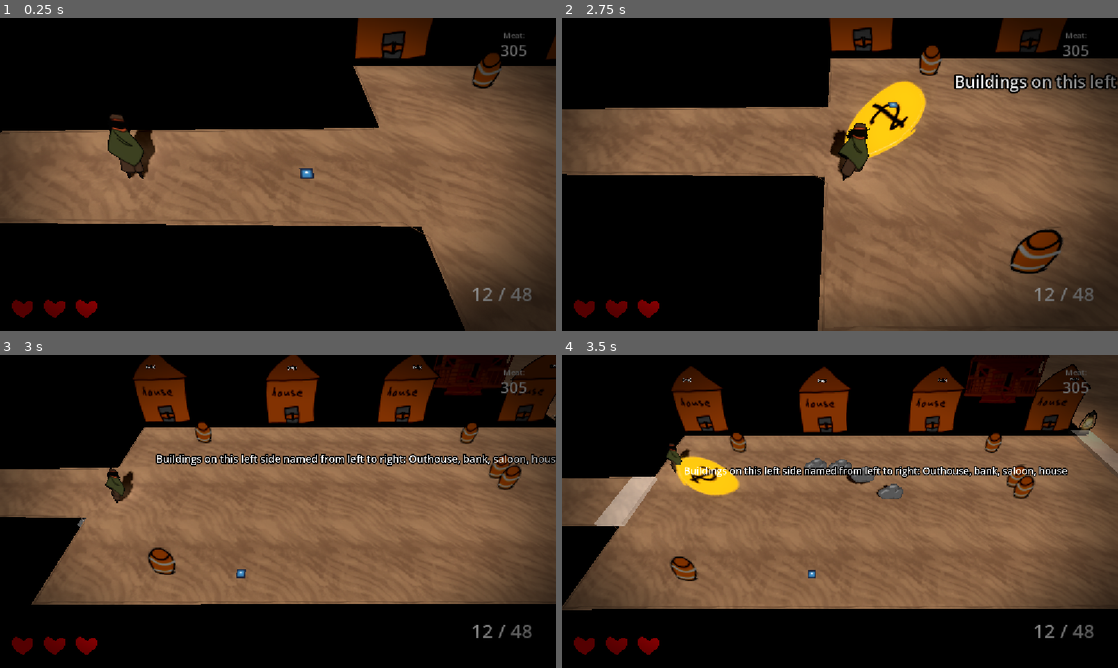
Above: before the commit, frames 1-4 (two rows, left to right).
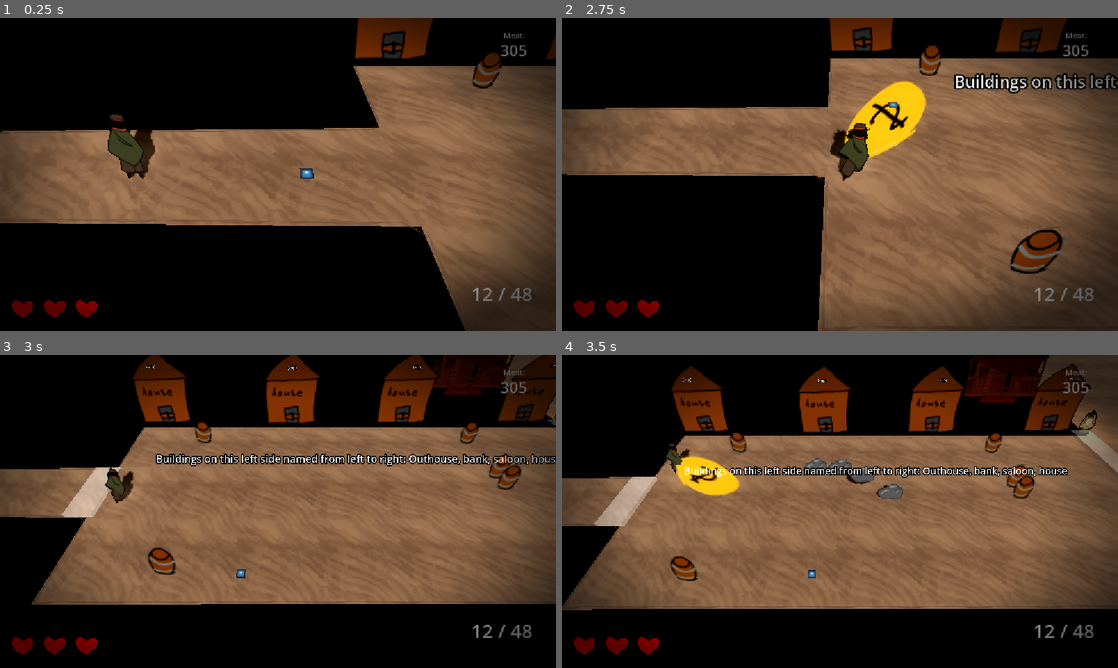
Above: after the commit, the same moments.

Repository: gmuGADIG/DEADSHOT
Game: Godot game, scene res://world/levels/town/level_town_v1.tscn
Two runs of this game, one before a commit and one after it. Both use one fixed random seed, a clock stepped at 60 frames per second and the inputs below. This scene is started directly instead of the project's main scene. The engine's default icon, where the game draws it, is replaced by a stand-in: a white triangle on a blue panel in a dark square. Sound files missing from this copy of the repository are replaced by a short silence.
Inputs (mouse positions are in pixels of both pictures, inside the frame that each line leads up to):
- Up to frame 1 (0.25 s): no input
- Up to frame 2 (2.75 s): move the mouse to (962, 158) at 0.52 s; hold D (move_right) 0.53-1.28 s; hold Right mouse button (whip) 0.53-1.28 s; move the mouse to (728, 190) at 1.27 s; hold S (move_down) 1.28-2.03 s; click (728, 190) at 1.35 s; right-click (728, 190) at 1.55 s; move the mouse to (895, 105) at 2.02 s; hold D (move_right) from 2.03 s (still down); hold E (interact) from 2.03 s (still down); right-click (895, 105) at 2.3 s
- Up to frame 3 (3 s): move the mouse to (250, 574) at 2.77 s; release D (move_right) at 2.78 s; release E (interact) at 2.78 s; hold W (move_up) from 2.78 s (still down); tap Shift (quick_purchase) at 2.85 s
- Up to frame 4 (3.5 s): keep holding W (move_up); right-click (812, 574) at 3.05 s

Frames 1-2 are identical in both runs. In frame 3, 0.8% of the frame differs, in the area x 11-100%, y 19-55%; in frame 4, nothing differs.

Commit message:
Made encounter blockers appear instantly

Diff:
--- a/world/blocker/blocker.tscn
+++ b/world/blocker/blocker.tscn
@@ -25,5 +25,6 @@
 
 [node name="EncounterObject" type="Node" parent="."]
 script = ExtResource("2_egdxf")
+start_instant = true
 hide_on_finish = true
 metadata/_custom_type_script = "uid://5yprj03obbfy"
--- a/world/enemy/encounter/encounter.gd
+++ b/world/enemy/encounter/encounter.gd
@@ -66,7 +66,12 @@
 	progress = EncounterProgress.IN_PROGRESS
 	active_encounter = self
 	%CameraTracked.enabled = true
-	for obj in get_encounter_objects():
+
+	var objects := get_encounter_objects()
+	for obj in objects:
+		obj.prepare()
+
+	for obj in objects:
 		obj.start()
 		await get_tree().create_timer(appear_delay, false).timeout
 
--- a/world/enemy/encounter/encounter_obj.gd
+++ b/world/enemy/encounter/encounter_obj.gd
@@ -5,6 +5,10 @@
 ## If true, the object will be active and visible from the start.
 ## Useful if an enemy is spawned in the middle of an encounter.
 @export var start_active := false
+
+## If true, this object will immediately activate when an encounter starts.
+## Otherwise, there will be an animated delay.
+@export var start_instant := false
 
 ## True if the object should hide itself after the encounter finishes.
 @export var hide_on_finish := false
@@ -34,9 +38,16 @@
 	p.visible = false
 	p.process_mode = PROCESS_MODE_DISABLED
 
+## Called on all objects immediately when the encounter starts.
+## Different from `start`, which is called after some animated delay.
+func prepare() -> void:
+	if start_instant: start()
+
 ## Called when the encounter starts. Makes the object appear, with a little animation.
 ## Note that each object's start method is called one after another, with a delay between each one.
 func start() -> void:
+	if _started: return
+
 	_started = true
 
 	var p: Node3D = get_parent()
@@ -47,7 +58,7 @@
 	var y := p.position.y
 	p.position.y = -5.0
 	var tween := create_tween().set_ease(Tween.EASE_OUT).set_trans(Tween.TRANS_BACK)
-	tween.tween_property(p, "position:y", y, 0.3)
+	tween.tween_property(p, "position:y", y, 0.01 if start_instant else 0.3)
 	await tween.finished
 
 
